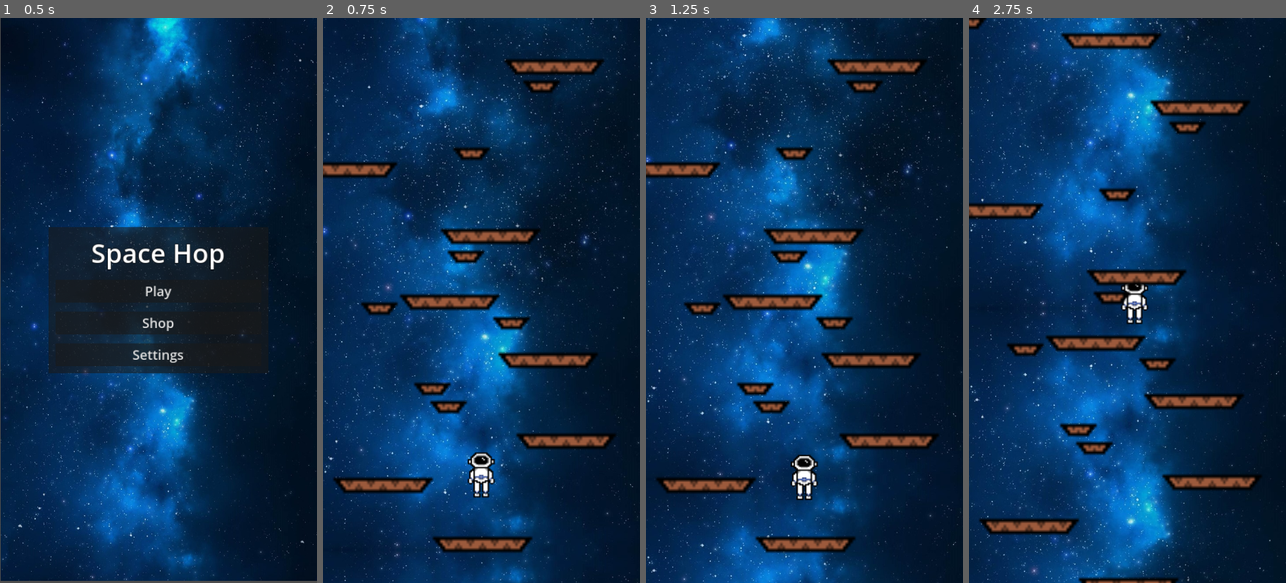
Above: before the commit, frames 1-4 (left to right).
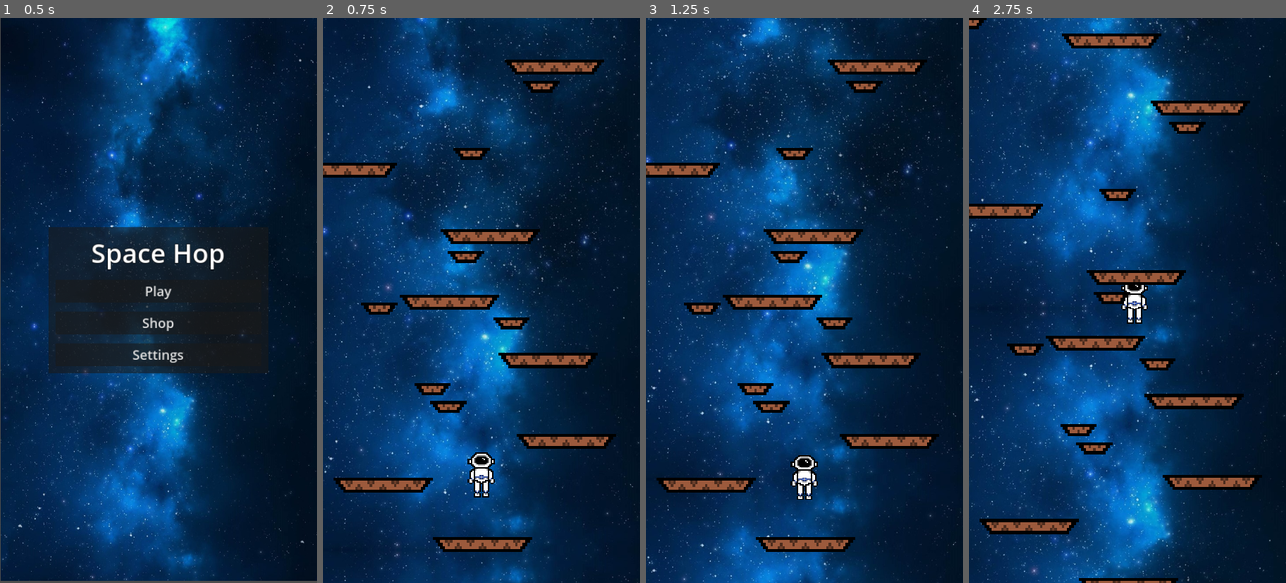
Above: after the commit, the same moments.

Repository: nlwens/SpaceHop
Game: Godot game, scene res://main_menu.tscn
The game is run twice, just before and just after one commit, with the same random seed, the same clock (stepped at 60 frames per second) and the same inputs.
Inputs:
- Up to frame 1 (0.5 s): no input
- Up to frame 2 (0.75 s): click "Play" at 0.5 s
- Up to frame 3 (1.25 s): no input
- Up to frame 4 (2.75 s): hold Right (ui_right) 1.28-2.03 s; hold Left (ui_left) from 2.03 s (still down)

Frame 1 is identical in both runs. In frame 2, 4.2% of the frame differs, in the area x 0-93%, y 7-95%; in frame 3, 4.2%; in frame 4, 4.3%, in the area x 0-92%, y 0-100%.

Commit message:
fixed quality

Diff:
--- a/tile.tscn
+++ b/tile.tscn
@@ -6,6 +6,7 @@
 size = Vector2(207, 18)
 
 [node name="tile" type="StaticBody2D" groups=["paddles"]]
+texture_filter = 1
 
 [node name="Sprite2D" type="Sprite2D" parent="."]
 position = Vector2(-6, -3)
--- a/tile2.tscn
+++ b/tile2.tscn
@@ -6,6 +6,7 @@
 size = Vector2(53, 18)
 
 [node name="tile" type="StaticBody2D" groups=["paddles"]]
+texture_filter = 1
 
 [node name="Sprite2D" type="Sprite2D" parent="."]
 position = Vector2(-6, -3)
--- a/world.tscn
+++ b/world.tscn
@@ -57,6 +57,7 @@
 stretch_mode = 1
 
 [node name="player" parent="." instance=ExtResource("1_78p7k")]
+texture_filter = 1
 position = Vector2(0, 381)
 camera_path = NodePath("../Camera2D")
 
